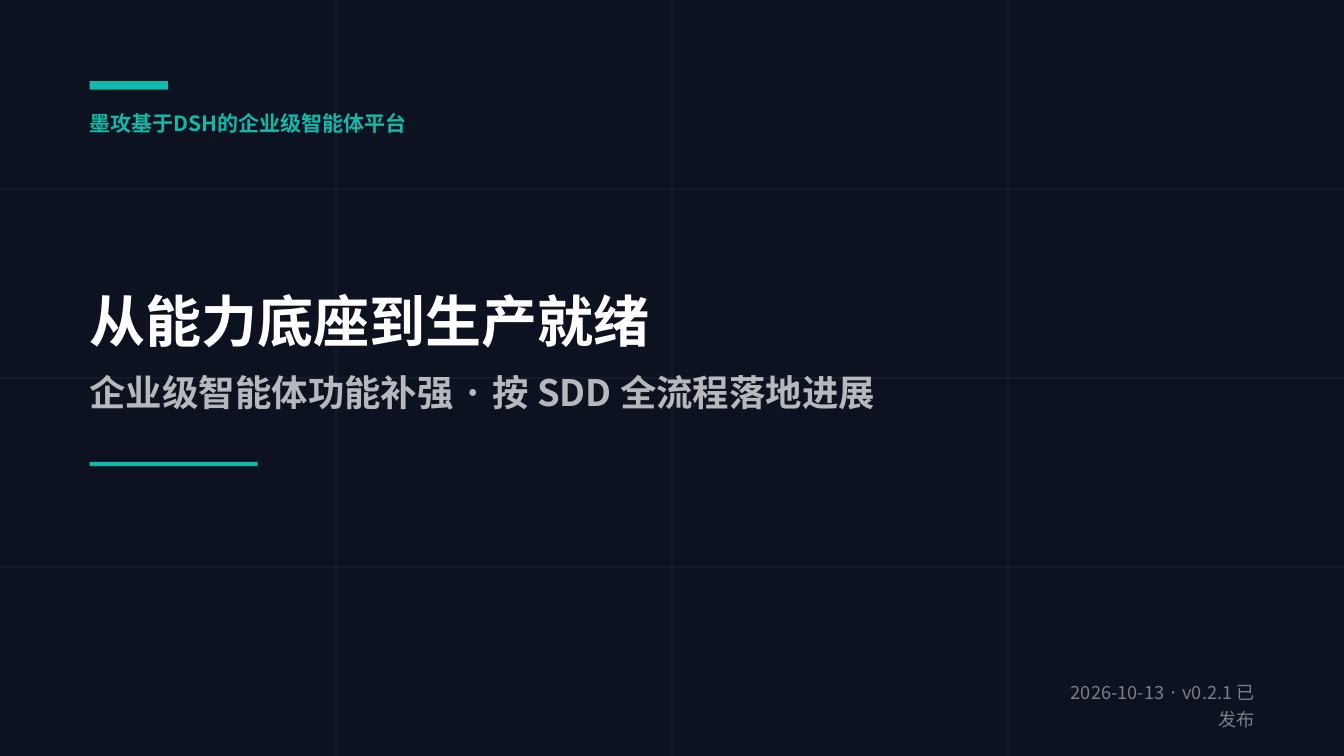
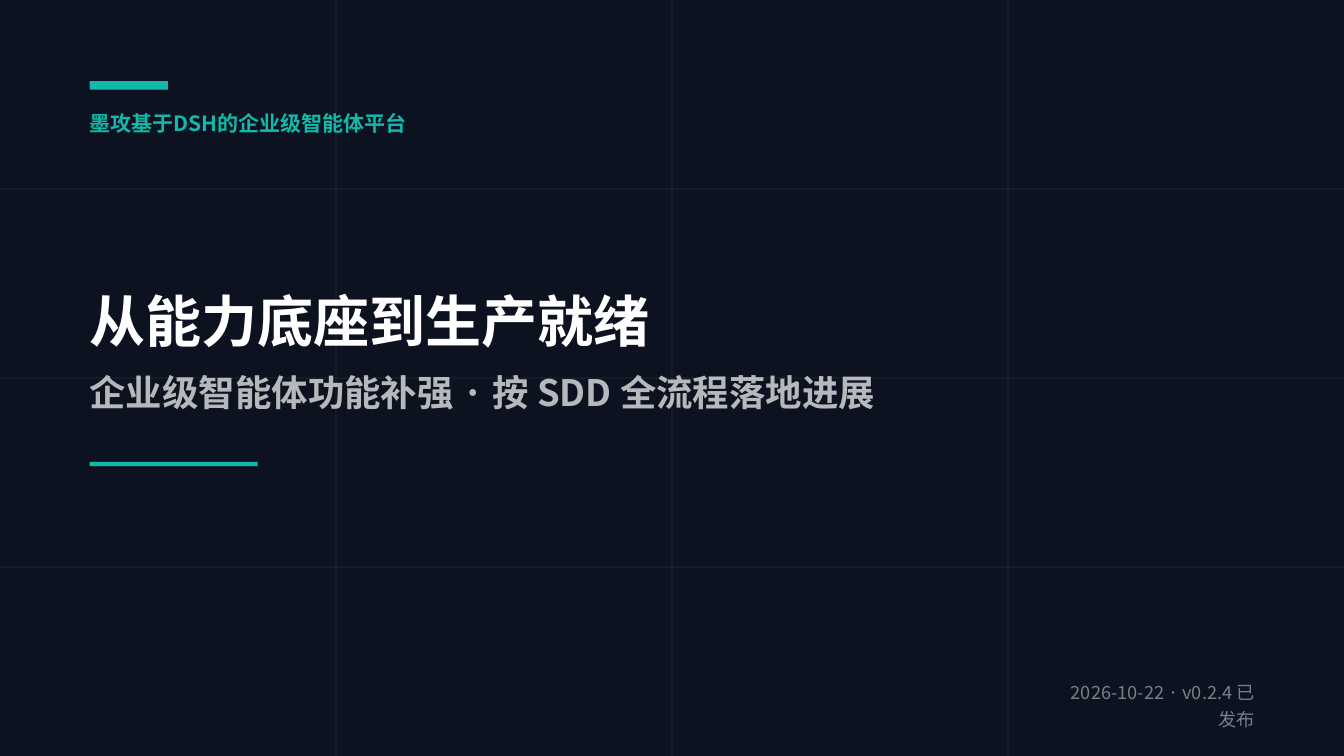
Before and after one commit to cooper2006/mogo, a slide deck: slide 1 of docs/intro-v4.pptx. Drawn at 1344x756 pixels with LibreOffice and Linux fonts; fonts in the diff are those of the drawing. Boxes give left, top, right and bottom in pixels: in the first picture for what was removed or moved away, otherwise in the second. Text is boxed around its words. In the diff, an @@ line names an element or a change of style, - is before the commit and + after.

```diff
--- a/docs/intro-v4.pptx
+++ b/docs/intro-v4.pptx
@@ text at (1071, 685, 1254, 728): text changed @@
-2026-10-13 · v0.2.1 已发布
+2026-10-22 · v0.2.4 已发布
```
Also in this commit, not shown: 4 other slides changed, 8 other files.
